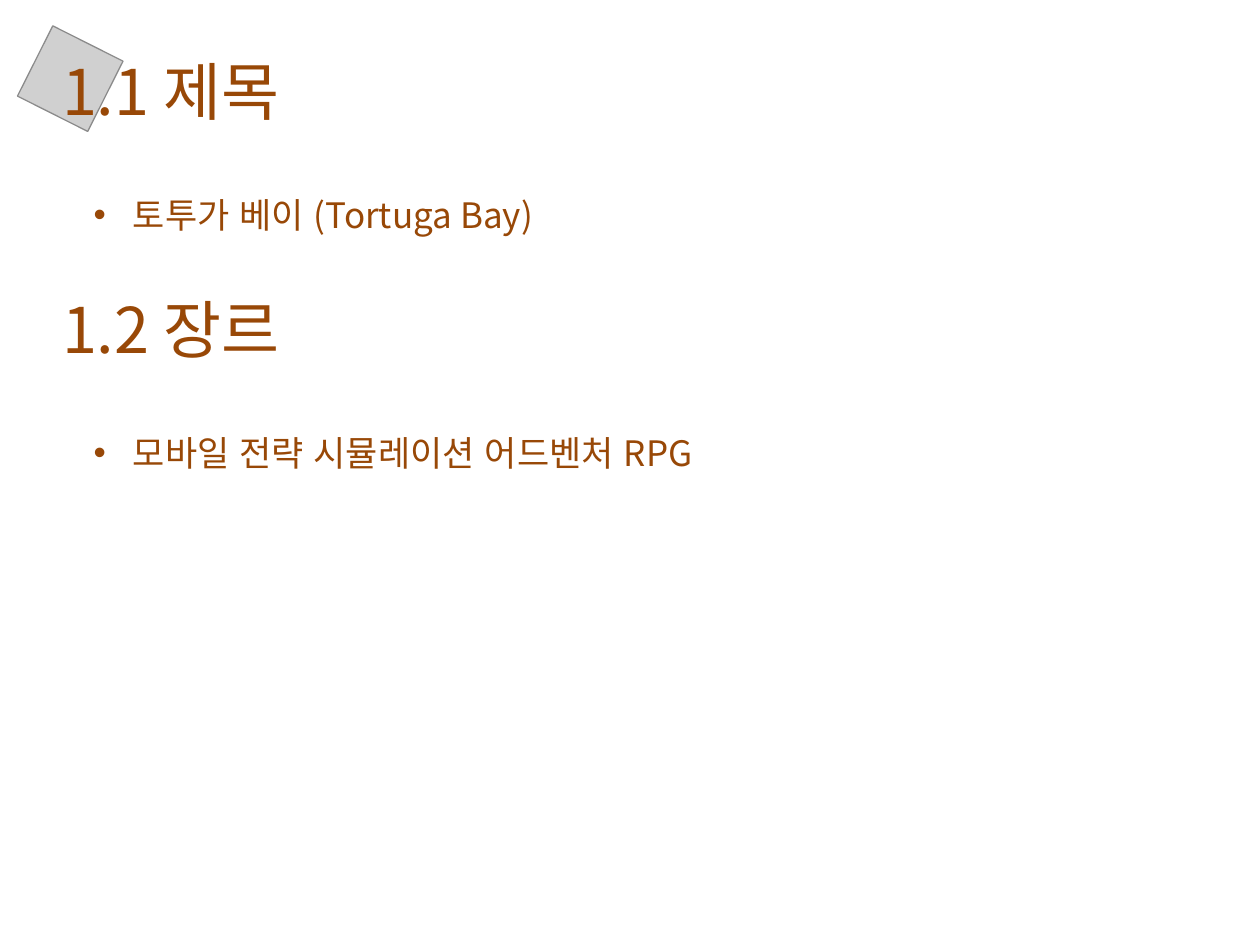
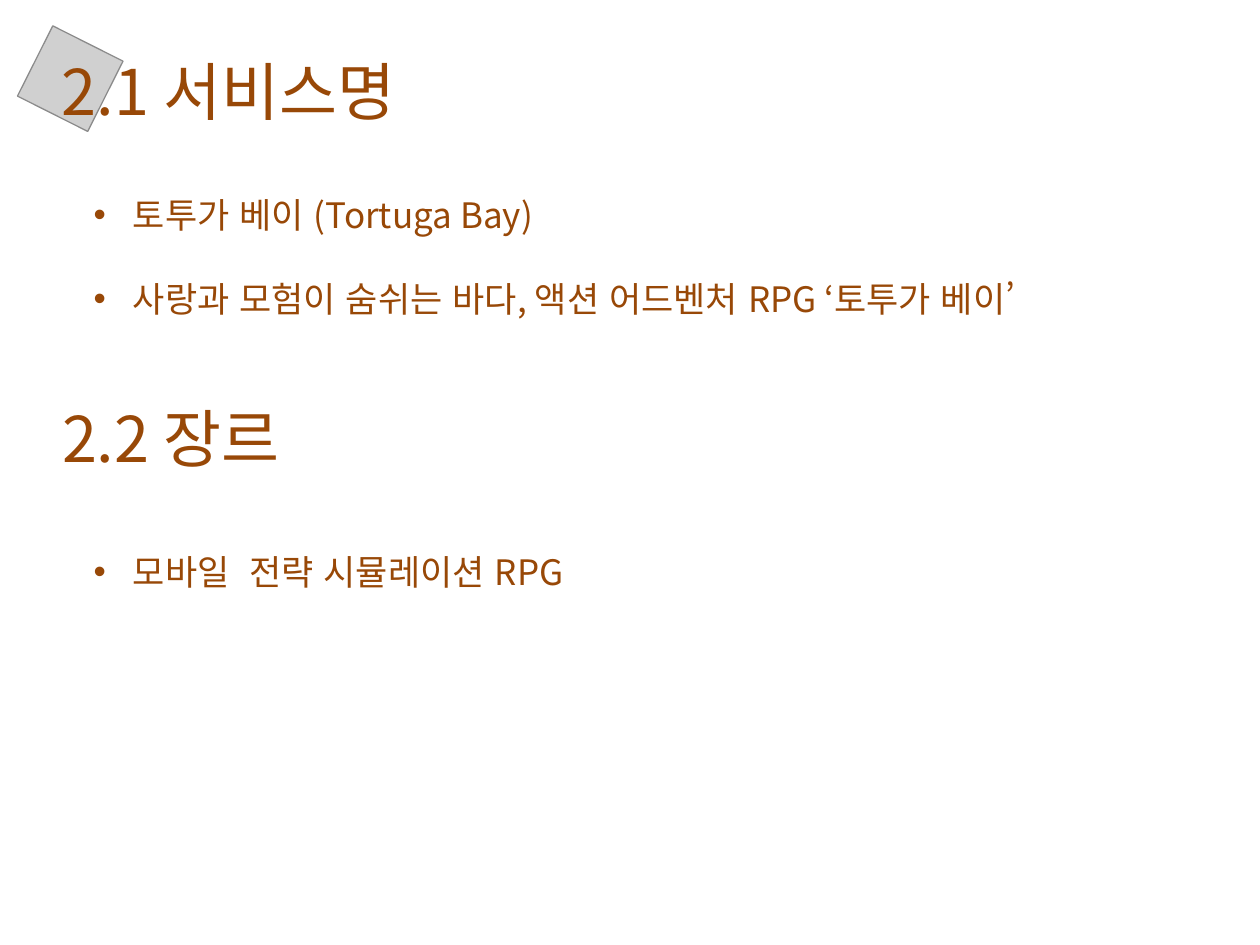
Before and after one commit to lge920904/planning_contest, a slide deck: slide 5 of tortuga bay 1.pptx. Drawn at 1260x945 pixels with LibreOffice and Linux fonts; fonts in the diff are those of the drawing; grey boxes stand for pictures; background and template pictures are left out. Boxes give left, top, right and bottom in pixels: in the first picture for what was removed or moved away, otherwise in the second. Text is boxed around its words. In the diff, an @@ line names an element or a change of style, - is before the commit and + after.

```diff
--- a/tortuga bay 1.pptx
+++ b/tortuga bay 1.pptx
@@ text at bbox=[62, 51, 396, 130]: text changed @@
-1.1 제목
+2.1 서비스명
@@ text at bbox=[133, 281, 1015, 319]: paragraph added @@
+• 사랑과 모험이 숨쉬는 바다, 액션 어드벤처 RPG ‘토투가 베이’
@@ text at bbox=[62, 410, 280, 467]: text changed @@
-1.2 장르
+2.2 장르
@@ text at bbox=[133, 556, 564, 588]: text changed @@
-• 모바일 전략 시뮬레이션 어드벤처 RPG
+• 모바일 전략 시뮬레이션 RPG
```
Also in this commit, not shown: 4 other slides changed, 13 slides added, 1 slide removed, 2 other files.
